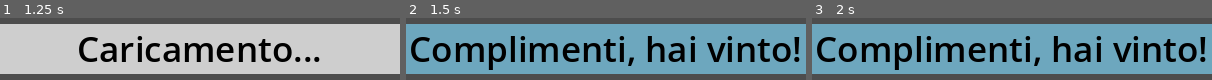
Above: before the commit, frames 1-3 (left to right).
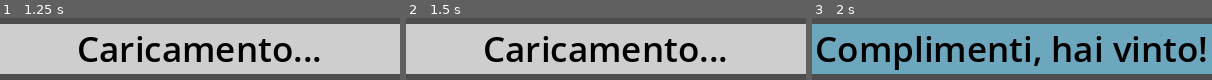
Above: after the commit, the same moments.

Repository: MarcoRizz/quadrati
Game: Godot game, scene res://scenes/main.tscn
Two runs of this game, one before a commit and one after it. Both use one fixed random seed, a clock stepped at 60 frames per second and the inputs below.
Inputs (mouse positions are in pixels of both pictures, inside the frame that each line leads up to):
- Up to frame 1 (1.25 s): tap Enter at 0.5 s; move the mouse to (outside the picture) at 0.52 s; press the mouse at (outside the picture) at 0.53 s
- Up to frame 2 (1.5 s): tap Space at 1.25 s; move the mouse to (526, 52) at 1.27 s; release the mouse at (526, 52) at 1.28 s; click (526, 52) at 1.35 s
- Up to frame 3 (2 s): no input

Frame 1 is identical in both runs. In frame 2, 79% of the frame differs, in the area x 0-100%, y 9-91%; in frame 3, nothing differs.
Error in both runs: Invalid call. Nonexistent function 'has' in base 'Nil'. (res://scripts/main.gd:35)

Commit message:
evento fine

Diff:
--- a/scenes/main.tscn
+++ b/scenes/main.tscn
@@ -48,6 +48,6 @@
 [connection signal="attempt_result" from="." to="Grid" method="_on_main_attempt_result"]
 [connection signal="attempt_result" from="." to="ProgressBar" method="_on_main_attempt_result"]
 [connection signal="attempt_changed" from="Grid" to="Parola" method="_on_grid_attempt_changed"]
+[connection signal="clear_grid" from="Grid" to="." method="_on_grid_clear_grid"]
 [connection signal="clear_grid" from="Grid" to="Parola" method="_on_grid_clear_grid"]
-[connection signal="FINE" from="ProgressBar" to="." method="_on_progress_bar_FINE"]
 [connection signal="over_1_4_signal" from="ProgressBar" to="." method="_on_progress_bar_over_1_4_signal"]
--- a/scripts/main.gd
+++ b/scripts/main.gd
@@ -73,7 +73,11 @@
 
 		attempt_result.emit(result, $Parola.text)
 
-func _on_progress_bar_FINE() -> void:
+func _on_grid_clear_grid() -> void:
+	if $ProgressBar.value >= $ProgressBar.max_value:
+		FINE()
+
+func FINE() -> void:
 	$MidText.text = "Complimenti, hai vinto!"
 	$MidText/Background.self_modulate = Color.SKY_BLUE
 	$MidText.show()
--- a/scripts/progress_bar.gd
+++ b/scripts/progress_bar.gd
@@ -1,6 +1,5 @@
 extends ProgressBar
 
-signal FINE
 signal over_1_4_signal
 
 var over_1_4 = false
@@ -22,6 +21,3 @@
 	if not over_1_4 and value * 4.0 > max_value * 1.0:
 		over_1_4 = true
 		over_1_4_signal.emit()
-
-	if value >= max_value:
-		FINE.emit()
